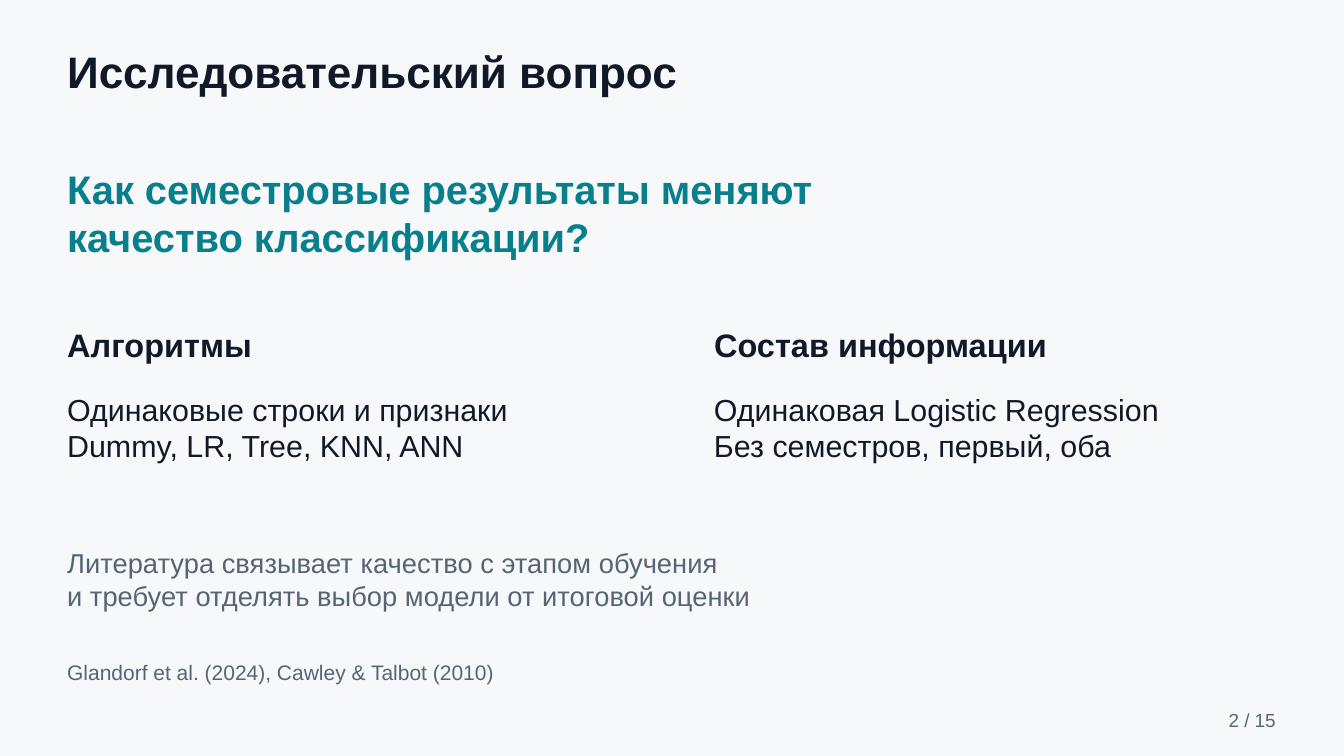
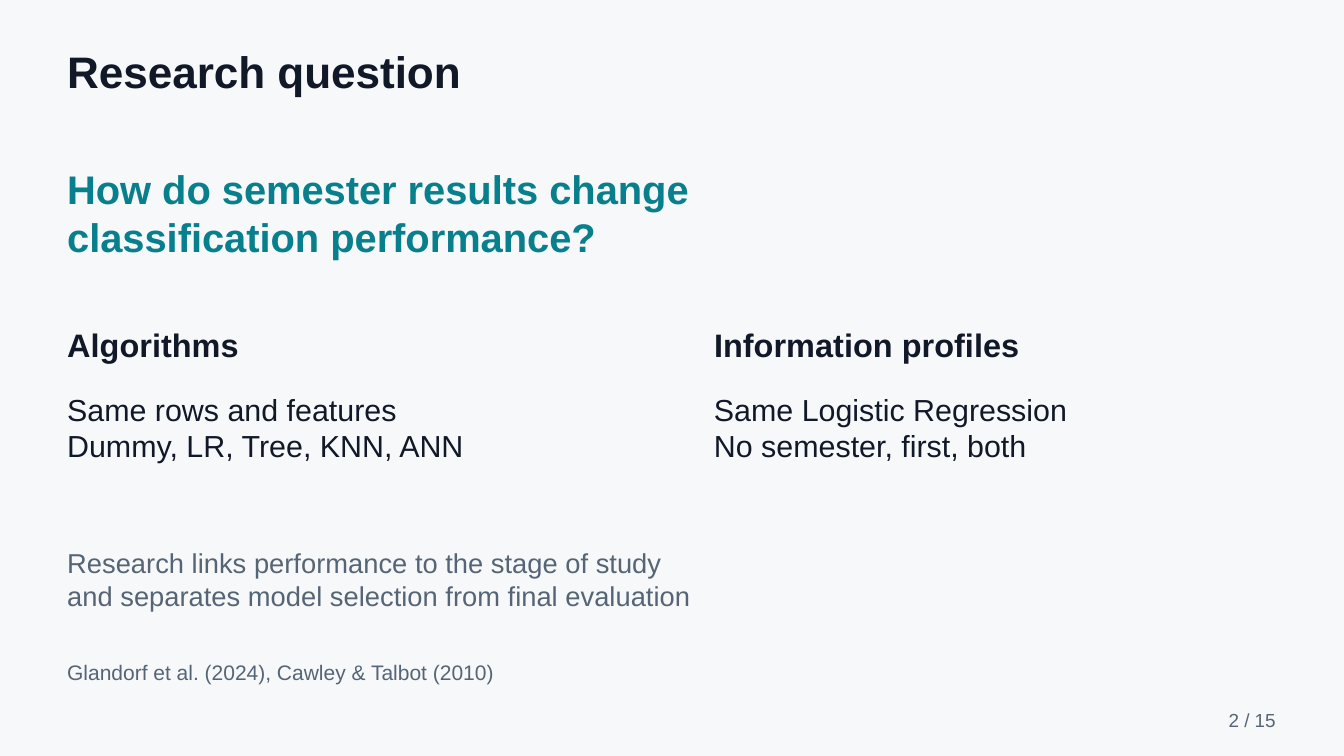
Before and after one commit to ansarchik17/machine_learning_final, a slide deck: slide 2 of output/presentation/student_outcomes_presentation.pptx. Drawn at 1344x756 pixels with LibreOffice and Linux fonts; fonts in the diff are those of the drawing. Boxes give left, top, right and bottom in pixels: in the first picture for what was removed or moved away, otherwise in the second. Text is boxed around its words. In the diff, an @@ line names an element or a change of style, - is before the commit and + after.

```diff
--- a/output/presentation/student_outcomes_presentation.pptx
+++ b/output/presentation/student_outcomes_presentation.pptx
@@ text at bbox=[67, 56, 460, 96]: text changed @@
-Исследовательский вопрос
+Research question
@@ text at bbox=[67, 175, 688, 260]: text changed @@
-Как семестровые результаты меняют
-качество классификации?
+How do semester results change
+classification performance?
@@ text at bbox=[67, 333, 239, 364]: text changed @@
-Алгоритмы
+Algorithms
@@ text at bbox=[714, 333, 1019, 364]: text changed @@
-Состав информации
+Information profiles
@@ text at bbox=[67, 399, 397, 422]: text changed @@
-Одинаковые строки и признаки
+Same rows and features
@@ text at bbox=[714, 399, 1067, 461]: text changed @@
-Одинаковая Logistic Regression
-Без семестров, первый, оба
+Same Logistic Regression
+No semester, first, both
@@ text at bbox=[67, 553, 690, 610]: text changed @@
-Литература связывает качество с этапом обучения
-и требует отделять выбор модели от итоговой оценки
+Research links performance to the stage of study
+and separates model selection from final evaluation
```
Also in this commit, not shown: 13 other slides changed, 1 slide added, 1 slide removed, 21 other files.
